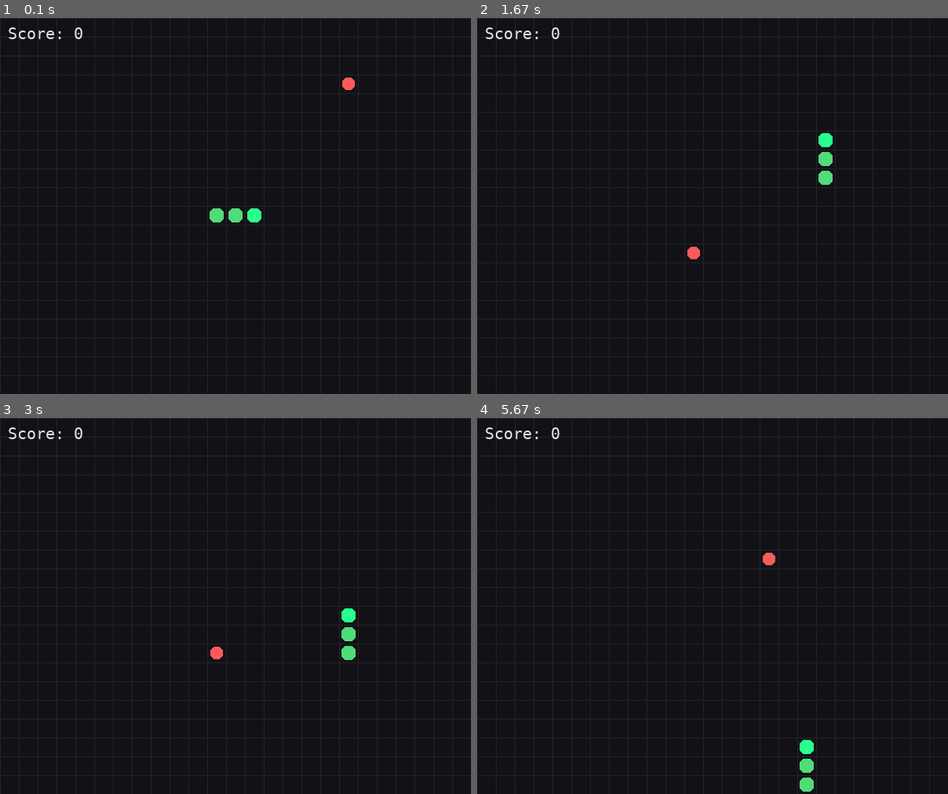
Above: before the commit, frames 1-4 (two rows, left to right).
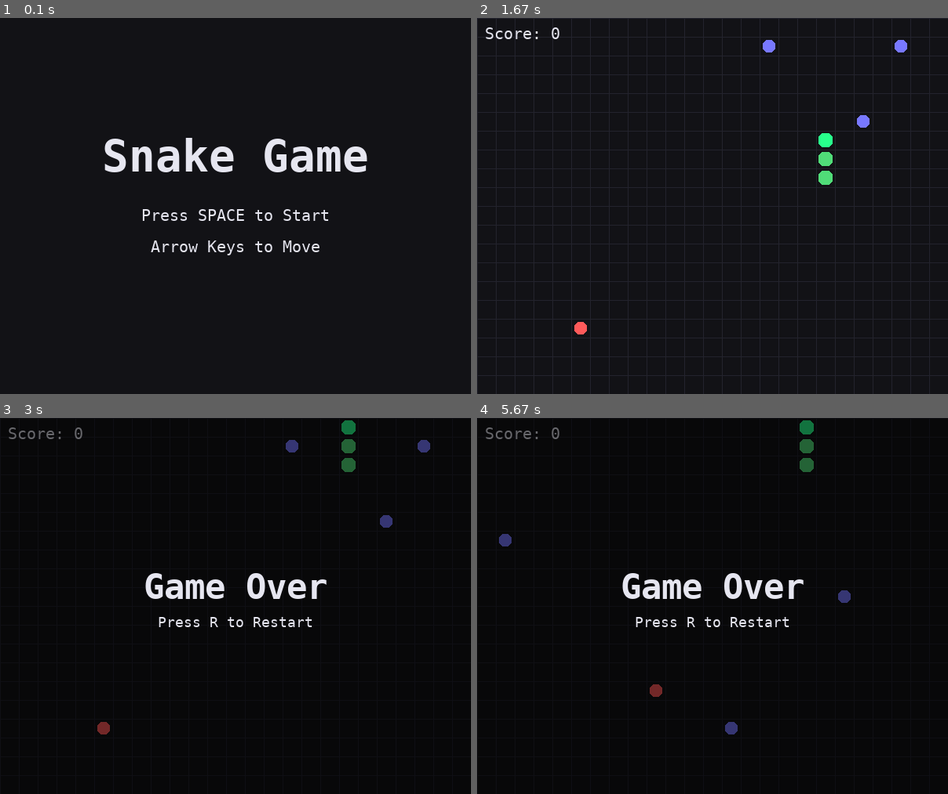
Above: after the commit, the same moments.

Repository: abber03/snake
Game: pygame game, started from pygame/game.py
The game is run twice, just before and just after one commit, with the same random seed, the same clock (stepped at 60 frames per second) and the same inputs.
Inputs:
- Up to frame 1 (0.1 s): no input
- Up to frame 2 (1.67 s): hold Space 0.33-0.8 s; hold Right 0.33-0.8 s; hold R 0.83-1.3 s; hold Right 0.83-1.3 s; tap Up at 1.33 s
- Up to frame 3 (3 s): hold Space 2.17-2.63 s; tap Up at 2.23, 2.53 s
- Up to frame 4 (5.67 s): hold R 3.67-4.2 s; tap Up at 3.73, 4.03, 4.63, 4.93, 5.2 s; tap R at 4.23 s; tap Down at 5.28 s

The runs differ from the first frame. In frame 1, 3.3% of the frame differs, in the area x 1-78%, y 2-64%; in frame 2, 0.4%; in frame 3, 11%, in the area x 0-100%, y 0-100%; in frame 4, 11%.

Commit message:
FINAL game.py

Diff:
--- a/pygame/game.py
+++ b/pygame/game.py
@@ -1,21 +1,22 @@
 import random
 import sys
 import pygame
+import math
 
 # ---------------------------
 # Config
 # ---------------------------
 CELL_SIZE = 24
-GRID_W, GRID_H = 25, 20  # 25x20 cells
+GRID_W, GRID_H = 25, 20
 WIDTH, HEIGHT = GRID_W * CELL_SIZE, GRID_H * CELL_SIZE
 FPS = 12
 
-# Colors
 BG = (18, 18, 22)
 GRID = (35, 35, 45)
 SNAKE = (80, 220, 120)
 SNAKE_HEAD = (40, 255, 140)
 FOOD = (255, 90, 90)
+PORTAL = (120, 120, 255)
 TEXT = (230, 230, 240)
 
 DIRS = {
@@ -28,19 +29,13 @@
 # ---------------------------
 # Helpers
 # ---------------------------
-def wrap(pos):
-    x, y = pos
-    return (x % GRID_W, y % GRID_H)
-
-def random_empty_cell(occupied: set[tuple[int, int]]):
-    # returns a random cell not in occupied
+def random_empty_cell(occupied):
     while True:
         cell = (random.randrange(GRID_W), random.randrange(GRID_H))
         if cell not in occupied:
             return cell
 
 def draw_grid(screen):
-    # subtle grid
     for x in range(0, WIDTH, CELL_SIZE):
         pygame.draw.line(screen, GRID, (x, 0), (x, HEIGHT), 1)
     for y in range(0, HEIGHT, CELL_SIZE):
@@ -65,7 +60,13 @@
 # ---------------------------
 class SnakeGame:
     def __init__(self):
-        self.reset()
+        self.state = "menu"
+        self.snake = []
+        self.dir = (1, 0)
+        self.pending_dir = self.dir
+        self.score = 0
+        self.food = None
+        self.portals = []
 
     def reset(self):
         cx, cy = GRID_W // 2, GRID_H // 2
@@ -73,11 +74,22 @@
         self.dir = (1, 0)
         self.pending_dir = self.dir
         self.score = 0
-        self.game_over = False
-        self.food = random_empty_cell(set(self.snake))
+
+        occupied = set(self.snake)
+
+        self.food = random_empty_cell(occupied)
+        occupied.add(self.food)
+
+        # create 3 portals
+        self.portals = []
+        for _ in range(3):
+            p = random_empty_cell(occupied)
+            self.portals.append(p)
+            occupied.add(p)
+
+        self.state = "playing"
 
     def set_dir(self, new_dir):
-        # prevent reversing into itself
         dx, dy = new_dir
         cdx, cdy = self.dir
         if (dx, dy) == (-cdx, -cdy):
@@ -85,37 +97,84 @@
         self.pending_dir = (dx, dy)
 
     def step(self):
-        if self.game_over:
+        if self.state != "playing":
             return
 
         self.dir = self.pending_dir
         hx, hy = self.snake[0]
         dx, dy = self.dir
-        new_head = wrap((hx + dx, hy + dy))
-
-        # collision with body (allow moving into last tail cell if it will move away)
-        body = set(self.snake[:-1])
-        if new_head in body:
-            self.game_over = True
+
+        new_head = (hx + dx, hy + dy)
+
+        # wall collision
+        if not (0 <= new_head[0] < GRID_W and 0 <= new_head[1] < GRID_H):
+            self.state = "game_over"
+            return
+
+        # portal teleport (ANY portal)
+        if new_head in self.portals:
+            occupied = set(self.snake)
+            new_head = random_empty_cell(occupied)
+
+        # body collision
+        if new_head in set(self.snake[:-1]):
+            self.state = "game_over"
             return
 
         self.snake.insert(0, new_head)
 
         if new_head == self.food:
             self.score += 1
-            # grow: don't pop tail
             occupied = set(self.snake)
+
             self.food = random_empty_cell(occupied)
+            occupied.add(self.food)
+
+            # regenerate portals
+            self.portals = []
+            for _ in range(3):
+                p = random_empty_cell(occupied)
+                self.portals.append(p)
+                occupied.add(p)
         else:
-            # move: remove tail
             self.snake.pop()
 
     def draw(self, screen, font):
         screen.fill(BG)
+        current_time = pygame.time.get_ticks()
+
+        # MENU
+        if self.state == "menu":
+            big = pygame.font.SysFont("menlo", 56, bold=True)
+            small = pygame.font.SysFont("menlo", 20)
+
+            float_offset = int(math.sin(current_time * 0.005) * 10)
+
+            title = big.render("Snake Game", True, TEXT)
+            screen.blit(title,
+                        (WIDTH // 2 - title.get_width() // 2,
+                         HEIGHT // 2 - 100 + float_offset))
+
+            if (current_time // 500) % 2 == 0:
+                msg = small.render("Press SPACE to Start", True, TEXT)
+                screen.blit(msg,
+                            (WIDTH // 2 - msg.get_width() // 2,
+                             HEIGHT // 2))
+
+            controls = small.render("Arrow Keys to Move", True, TEXT)
+            screen.blit(controls,
+                        (WIDTH // 2 - controls.get_width() // 2,
+                         HEIGHT // 2 + 40))
+            return
+
         draw_grid(screen)
 
         # food
         draw_cell(screen, self.food, FOOD, inset=4)
+
+        # portals
+        for p in self.portals:
+            draw_cell(screen, p, PORTAL, inset=4)
 
         # snake
         for i, cell in enumerate(self.snake):
@@ -123,19 +182,17 @@
 
         render_text(screen, font, f"Score: {self.score}", 10, 8)
 
-        if self.game_over:
-            # overlay message
+        # GAME OVER
+        if self.state == "game_over":
             overlay = pygame.Surface((WIDTH, HEIGHT), pygame.SRCALPHA)
             overlay.fill((0, 0, 0, 140))
             screen.blit(overlay, (0, 0))
 
-            msg1 = "Game Over"
-            msg2 = "Press R to restart  |  Esc to quit"
             big = pygame.font.SysFont("menlo", 44, bold=True)
             small = pygame.font.SysFont("menlo", 18)
 
-            s1 = big.render(msg1, True, TEXT)
-            s2 = small.render(msg2, True, TEXT)
+            s1 = big.render("Game Over", True, TEXT)
+            s2 = small.render("Press R to Restart", True, TEXT)
 
             screen.blit(s1, (WIDTH // 2 - s1.get_width() // 2, HEIGHT // 2 - 50))
             screen.blit(s2, (WIDTH // 2 - s2.get_width() // 2, HEIGHT // 2 + 10))
@@ -145,17 +202,15 @@
 # ---------------------------
 def main():
     pygame.init()
-    pygame.display.set_caption("Snake")
+    pygame.display.set_caption("Snake Final Project")
     screen = pygame.display.set_mode((WIDTH, HEIGHT))
     clock = pygame.time.Clock()
     font = pygame.font.SysFont("menlo", 20)
 
     game = SnakeGame()
 
-    # Movement timing (so holding keys doesn't spam direction changes too fast)
     tick_ms = int(1000 / FPS)
     acc = 0
-
     last_time = pygame.time.get_ticks()
 
     while True:
@@ -170,15 +225,24 @@
                 sys.exit()
 
             if event.type == pygame.KEYDOWN:
-                if event.key in DIRS:
-                    game.set_dir(DIRS[event.key])
-                elif event.key == pygame.K_r:
-                    game.reset()
-                elif event.key == pygame.K_ESCAPE:
+                if game.state == "menu":
+                    if event.key == pygame.K_SPACE:
+                        game.reset()
+
+                elif game.state == "playing":
+                    if event.key in DIRS:
+                        game.set_dir(DIRS[event.key])
+                    elif event.key == pygame.K_r:
+                        game.reset()
+
+                elif game.state == "game_over":
+                    if event.key == pygame.K_r:
+                        game.reset()
+
+                if event.key == pygame.K_ESCAPE:
                     pygame.quit()
                     sys.exit()
 
-        # Fixed-step updates
         while acc >= tick_ms:
             game.step()
             acc -= tick_ms
